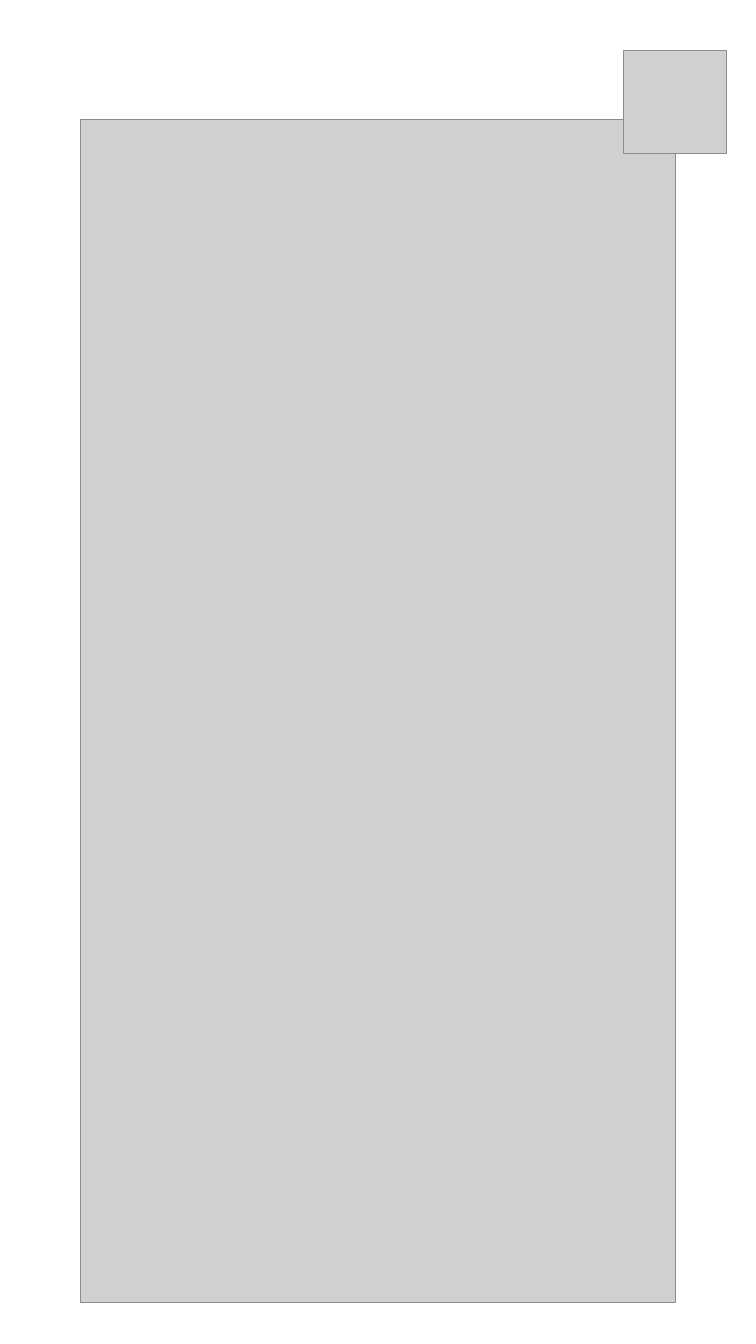
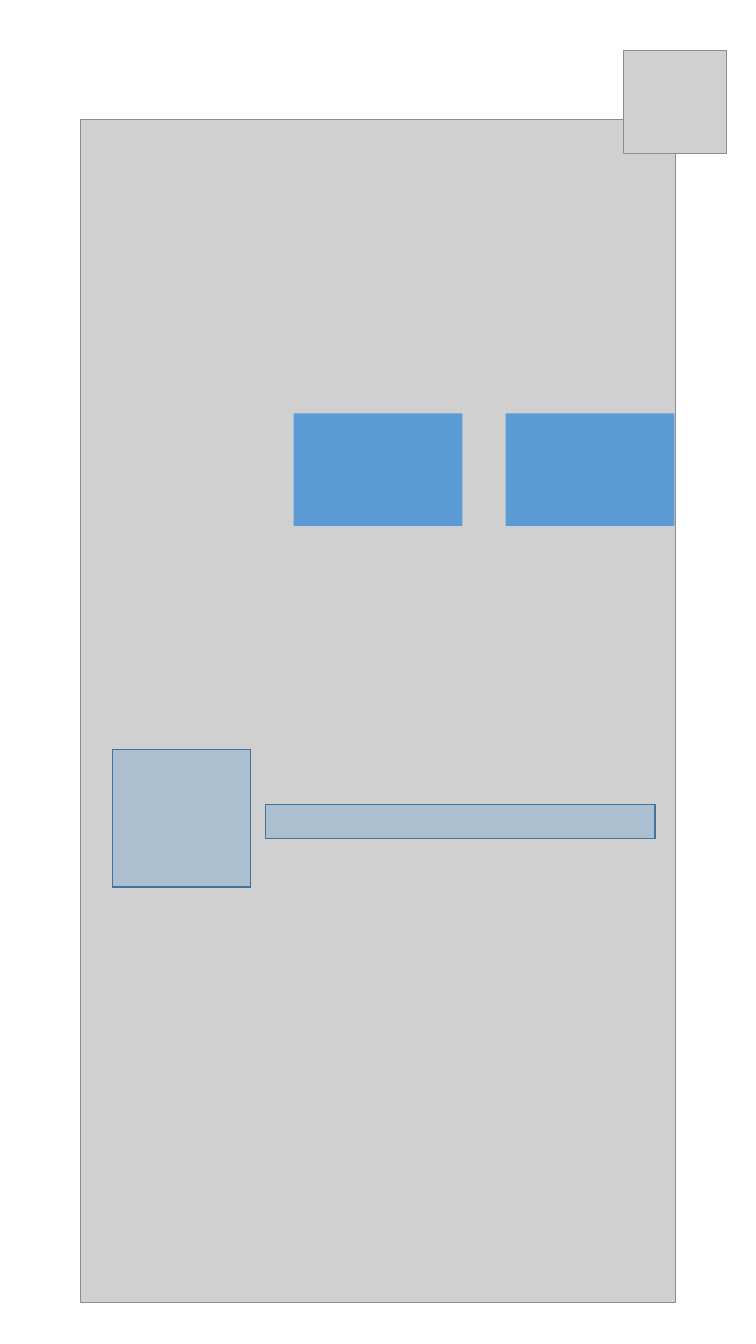
Before and after one commit to BramKel/HSAI-Prototype-1, a slide deck: slide 5 of Prototype.pptx (slide 7 before the commit). Drawn at 756x1344 pixels with LibreOffice and Linux fonts; fonts in the diff are those of the drawing; grey boxes stand for pictures. Boxes give left, top, right and bottom in pixels: in the first picture for what was removed or moved away, otherwise in the second. Text is boxed around its words. In the diff, an @@ line names an element or a change of style, - is before the commit and + after.

```diff
--- a/Prototype.pptx
+++ b/Prototype.pptx
@@ rectangle added at box(293, 413, 463, 525), fill #5B9BD5 @@
@@ rectangle added at box(506, 413, 675, 525), fill #5B9BD5 @@
@@ rectangle added at box(113, 749, 251, 887), fill #5B9BD5 at 30% opacity, outline #43739E 1 pt @@
@@ rectangle added at box(265, 804, 655, 838), fill #5B9BD5 at 30% opacity, outline #43739E 1 pt @@
```
Also in this commit, not shown: 23 slides added, 2 slides removed, 1 other file.
